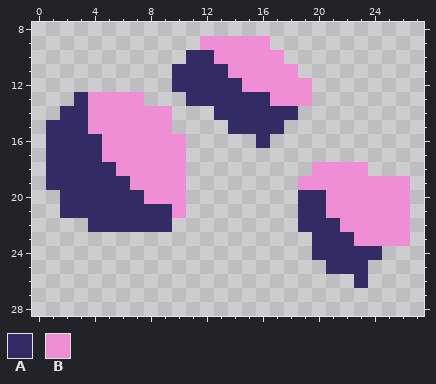
File history of a pixel-art sprite, sprites/blocks/environment/env-ore-a-2.png. Above: the version before the commit.
The file is 32x32 pixels. Shown: x 0..27, y 8..28.
Palette (. is transparent): A #312c64  B #ef8ed5
Pixels before, first column x 1:
 9 ...........BBBBB..........
10 ..........AABBBBB.........
11 .........AAAABBBBB........
12 .........AAAAABBBBB.......
13 ..ABBBB...AAAAAABBB.......
14 .AABBBBBB...AAAAAA........
15 AAABBBBBB....AAAA.........
16 AAAABBBBBB.....A..........
17 AAAABBBBBB................
18 AAAAABBBBB.........BBBB...
19 AAAAAABBBB........BBBBBBBB
20 .AAAAAABBB........AABBBBBB
21 .AAAAAAAAB........AABBBBBB
22 ...AAAAAA.........AAABBBBB
23 ...................AAABBBB
24 ...................AAAAA..
25 ....................AAA...
26 ......................A...
And afterwards:
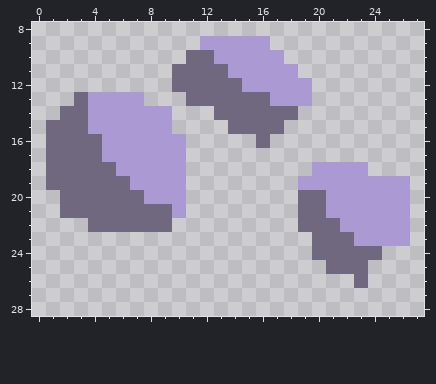
Diff:
colour A: #312c64 -> #6f687e
colour B: #ef8ed5 -> #ab99d3
Changed places in both pictures, as pixel boxes (x1, y1, x2, y2):
changed: (46, 36, 410, 288)
